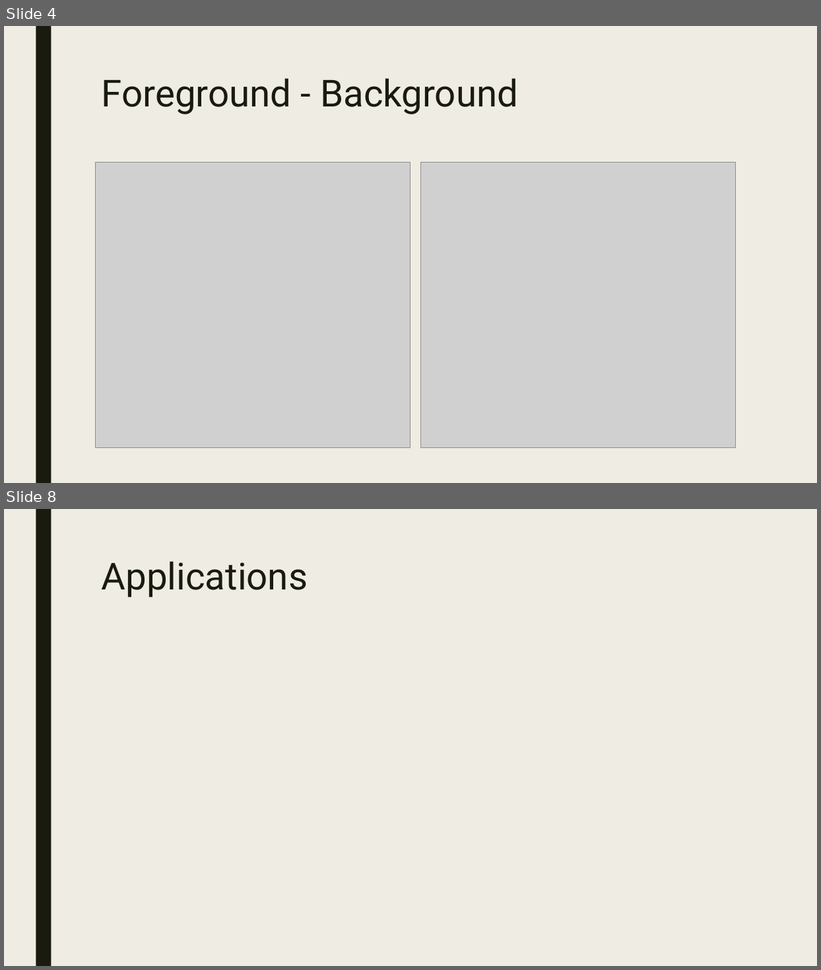
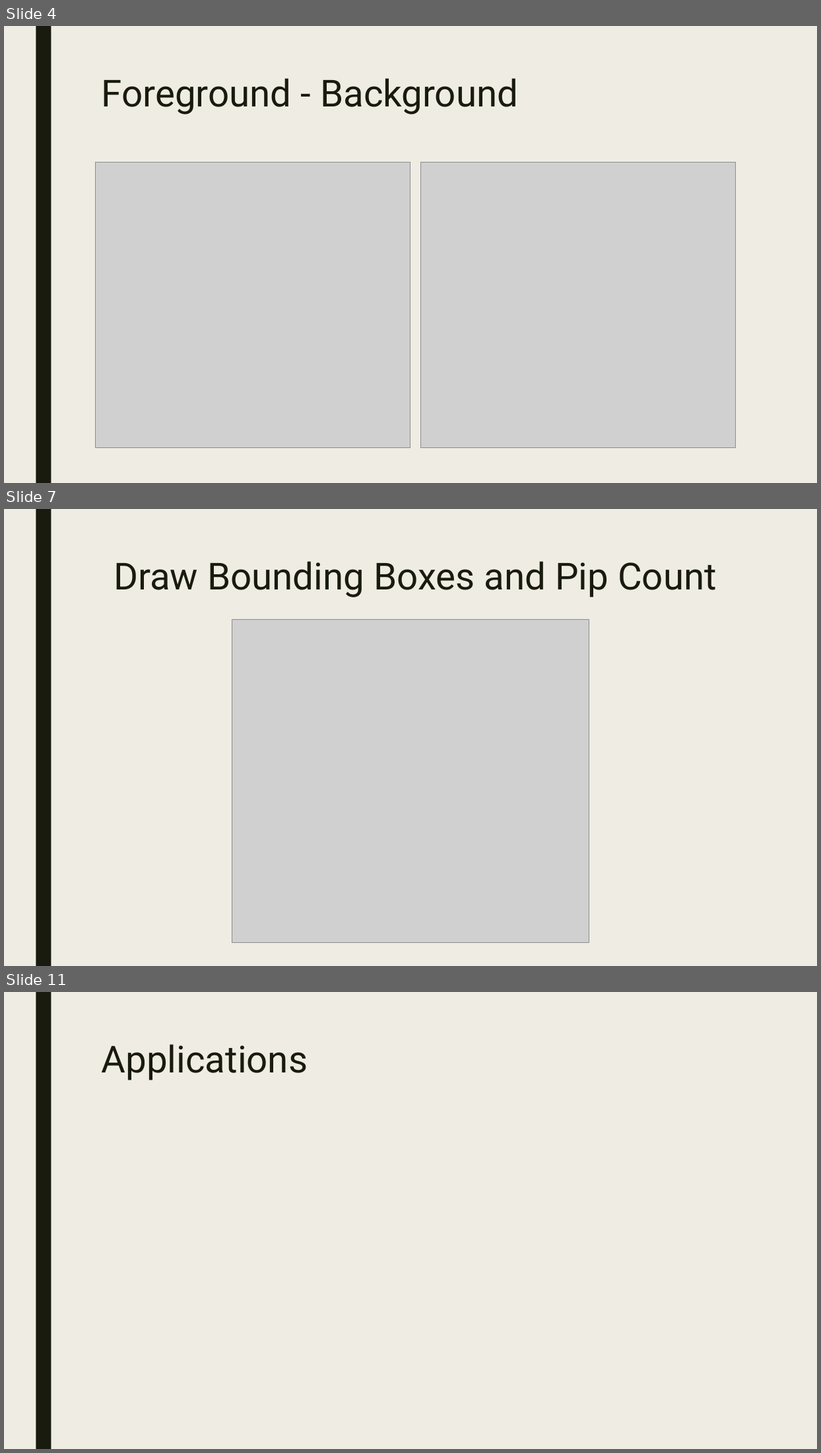
Before and after one commit to JamesMYoung/CS504-MachineVision-Final_Project, a slide deck: Presentation & Poster/Dice Pip Detection.pptx. Shown one above the other, each under a label of ours: slides 4 and 8 before the commit, slides 4, 7 and 11 after it; the slides between them are not shown. The pictures are 821x970 and 821x1453 pixels, drawn with LibreOffice and Linux fonts; fonts in the diff are those of the drawing; grey boxes stand for pictures. Boxes give left, top, right and bottom in pixels: in the first picture for what was removed or moved away, otherwise in the second. Text is boxed around its words. In the diff, an @@ line names an element or a change of style, - is before the commit and + after.

```diff
--- a/Presentation & Poster/Dice Pip Detection.pptx
+++ b/Presentation & Poster/Dice Pip Detection.pptx
@@ slide 7 added at (x1=4, y1=509, x2=817, y2=966), background #EFEDE3; not listed: 1 template element that a slide beside it also shows @@
@@ title added at (x1=114, y1=561, x2=717, y2=597), 44 pt, text #191B0E @@
+Draw Bounding Boxes and Pip Count
@@ picture added at (x1=232, y1=619, x2=589, y2=943) @@
@@ what was slide 8 is now slide 11 @@
```
Also in this commit, not shown: 2 slides changed, 3 other slides added, 1 slide removed, 1 other file.
